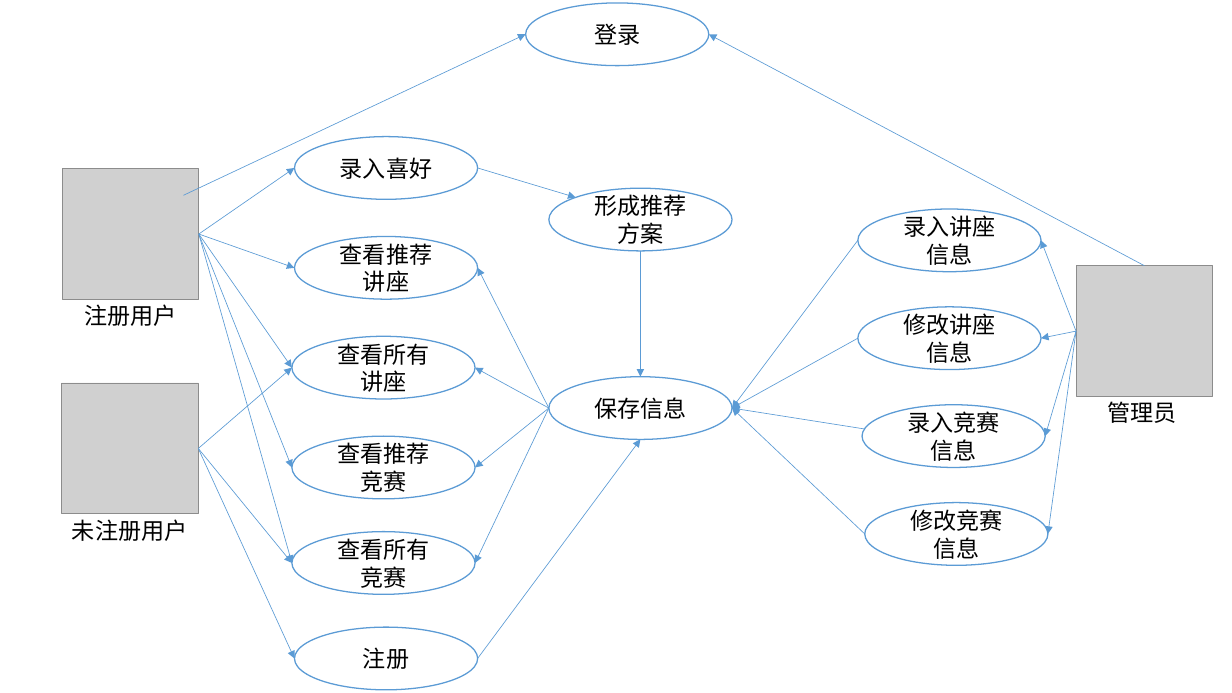
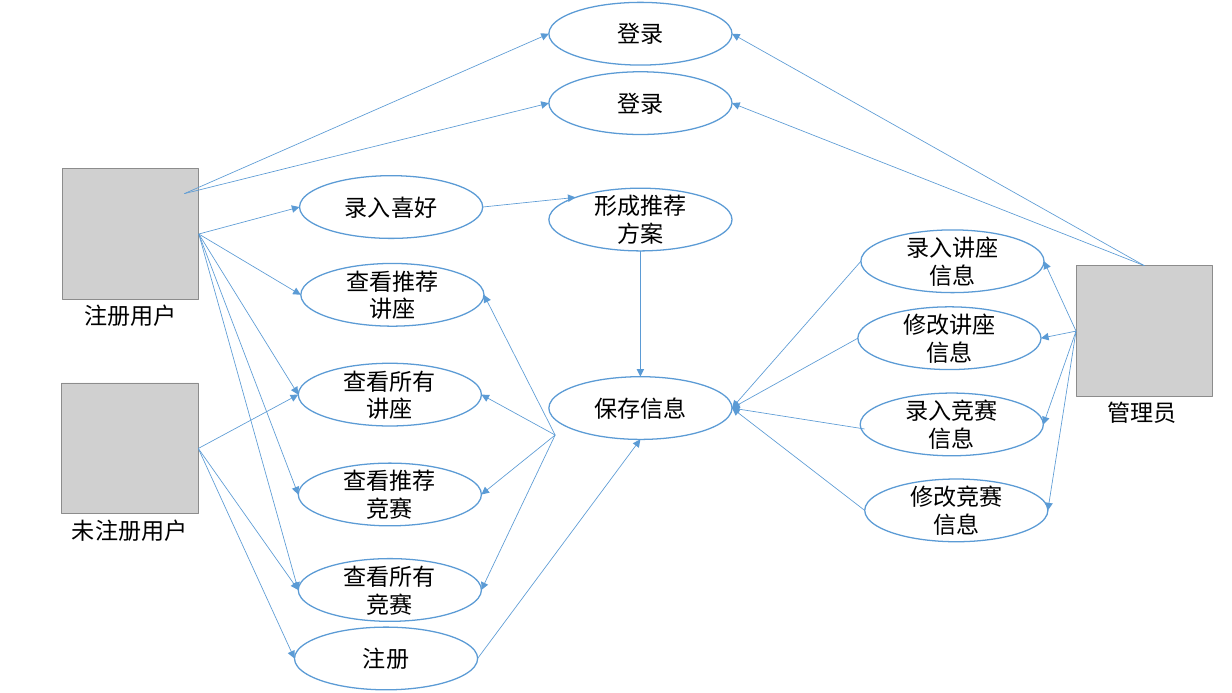
Before and after one commit to ritou11/CLMS-SigmaGo, a slide deck: slide 1 of doc/pre&docs/use_case_diagram.pptx. Drawn at 1232x693 pixels with LibreOffice and Linux fonts; fonts in the diff are those of the drawing; grey boxes stand for pictures. Boxes give left, top, right and bottom in pixels: in the first picture for what was removed or moved away, otherwise in the second. Text is boxed around its words. In the diff, an @@ line names an element or a change of style, - is before the commit and + after.

Commit message:
Changes to be committed: 	modified:   use_case_diagram.pptx

```diff
--- a/doc/pre&docs/use_case_diagram.pptx
+++ b/doc/pre&docs/use_case_diagram.pptx
@@ ellipse "登录" moved from (x1=526, y1=3, x2=709, y2=66) to (x1=549, y1=3, x2=732, y2=66) @@
@@ arrow moved from (184, 195) - (526, 34) to (185, 194) - (549, 34) @@
@@ arrow moved from (1145, 266) - (709, 34) to (1145, 266) - (732, 34) @@
@@ ellipse added at (x1=549, y1=72, x2=732, y2=135), fill #FFFFFF, outline #5B9BD5 1 pt, 18 pt, text #000000 @@
+登录
@@ arrow added from (185, 194) to (549, 104), #5B9BD5 0.5 pt @@
@@ arrow added from (1145, 266) to (732, 104), #5B9BD5 0.5 pt @@
@@ ellipse "录入喜好" moved from (x1=295, y1=137, x2=478, y2=200) to (x1=299, y1=176, x2=482, y2=238) @@
@@ arrow moved from (199, 234) - (295, 168) to (199, 234) - (299, 207) @@
@@ arrow moved from (478, 168) - (576, 198) to (482, 207) - (576, 198) @@
@@ arrow moved from (199, 234) - (292, 563) to (199, 234) - (299, 591) @@
@@ arrow moved from (199, 234) - (292, 468) to (199, 234) - (299, 494) @@
@@ arrow moved from (199, 234) - (292, 368) to (199, 234) - (299, 395) @@
@@ arrow moved from (199, 234) - (295, 268) to (199, 234) - (301, 295) @@
@@ ellipse "录入讲座信息" moved from (x1=858, y1=209, x2=1041, y2=272) to (x1=861, y1=230, x2=1044, y2=293) @@
@@ arrow moved from (858, 240) - (732, 409) to (861, 262) - (732, 409) @@
@@ arrow moved from (1077, 331) - (1042, 240) to (1077, 331) - (1044, 262) @@
@@ arrow moved from (1077, 331) - (1045, 436) to (1077, 331) - (1043, 424) @@
@@ arrow moved from (1077, 331) - (1048, 534) to (1077, 331) - (1048, 510) @@
@@ arrow moved from (199, 448) - (292, 368) to (199, 448) - (299, 395) @@
@@ arrow moved from (865, 534) - (732, 409) to (865, 510) - (732, 409) @@
@@ ellipse "录入竞赛信息" moved from (x1=862, y1=405, x2=1045, y2=468) to (x1=860, y1=393, x2=1043, y2=456) @@
@@ arrow moved from (199, 448) - (292, 563) to (199, 448) - (299, 591) @@
@@ 4 arrows, 3 ellipses moved together from (x1=292, y1=237, x2=549, y2=563) to (x1=299, y1=263, x2=555, y2=591) @@
@@ ellipse "修改竞赛信息" moved from (x1=865, y1=503, x2=1048, y2=566) to (x1=865, y1=479, x2=1048, y2=542) @@
@@ ellipse "查看所有竞赛" moved from (x1=292, y1=531, x2=475, y2=594) to (x1=299, y1=559, x2=482, y2=622) @@
```
